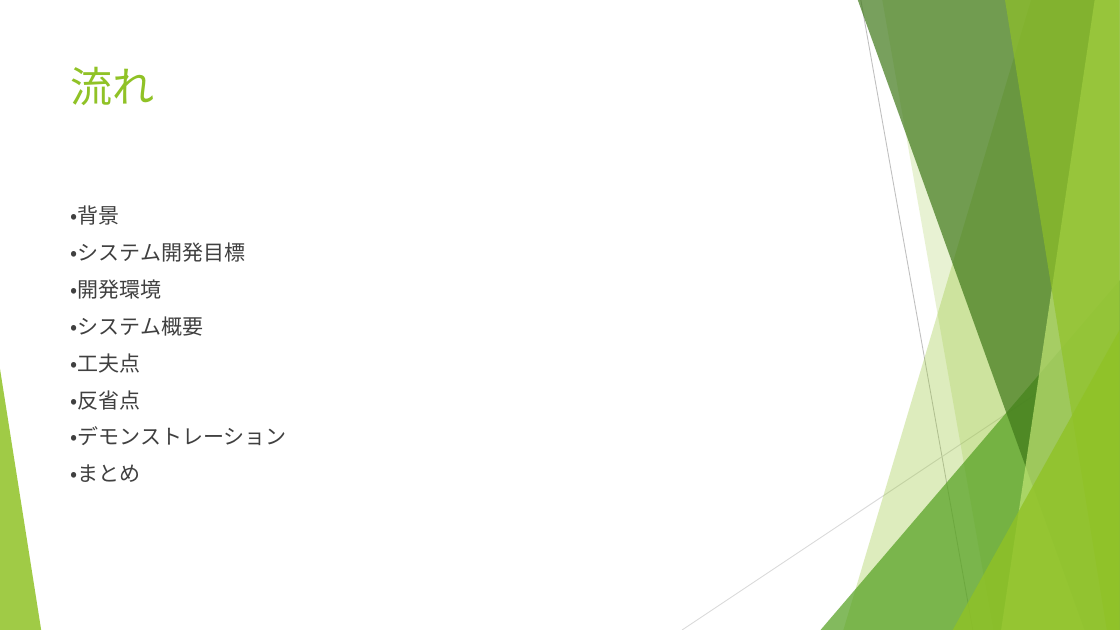
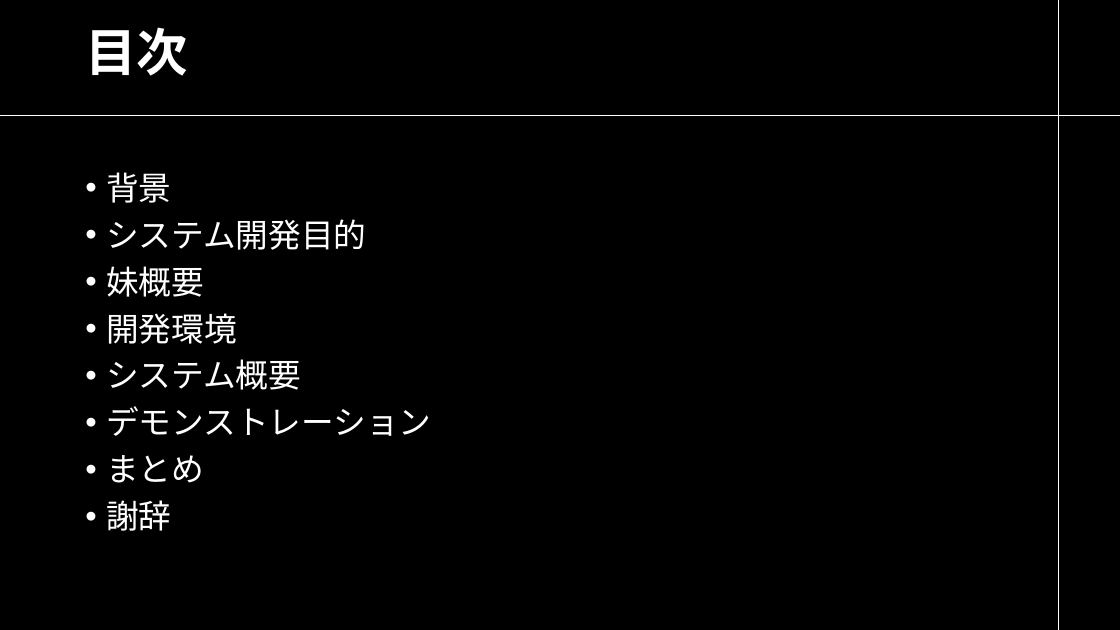
Before and after one commit to dojo2022/F-2, a slide deck: slide 3 of doc/いもけつ発表資料.pptx (slide 2 before the commit). Drawn at 1120x630 pixels with LibreOffice and Linux fonts; fonts in the diff are those of the drawing. Boxes give left, top, right and bottom in pixels: in the first picture for what was removed or moved away, otherwise in the second. Text is boxed around its words. In the diff, an @@ line names an element or a change of style, - is before the commit and + after.

```diff
--- a/doc/いもけつ発表資料.pptx
+++ b/doc/いもけつ発表資料.pptx
@@ background #FFFFFF to #000000 @@
@@ title added at box(85, 27, 188, 76), 44 pt, text #FFFFFF, bold @@
+目次
@@ line added from (1059, 0) to (1059, 630), #FFFFFF 0.5 pt @@
@@ title removed at box(71, 66, 155, 105) @@
-流れ
@@ line added from (0, 115) to (1120, 115), #FFFFFF 0.5 pt @@
@@ text at box(106, 172, 431, 531): text changed; size 18 to 28 pt; font Cabin to Noto Sans CJK JP; text colour #404040 to #FFFFFF @@
-・背景
-・システム開発目標
-・開発環境
-・システム概要
-・工夫点
-・反省点
-・デモンストレーション
-・まとめ
+• 背景
+• システム開発目的
+• 妹概要
+• 開発環境
+• システム概要
+• デモンストレーション
+• まとめ
+• 謝辞
@@ group removed at box(0, 0, 1120, 630): 5 freeform shapes, 3 triangles, 2 lines @@
```
Also in this commit, not shown: 2 other slides changed, 18 slides added, 8 slides removed.
